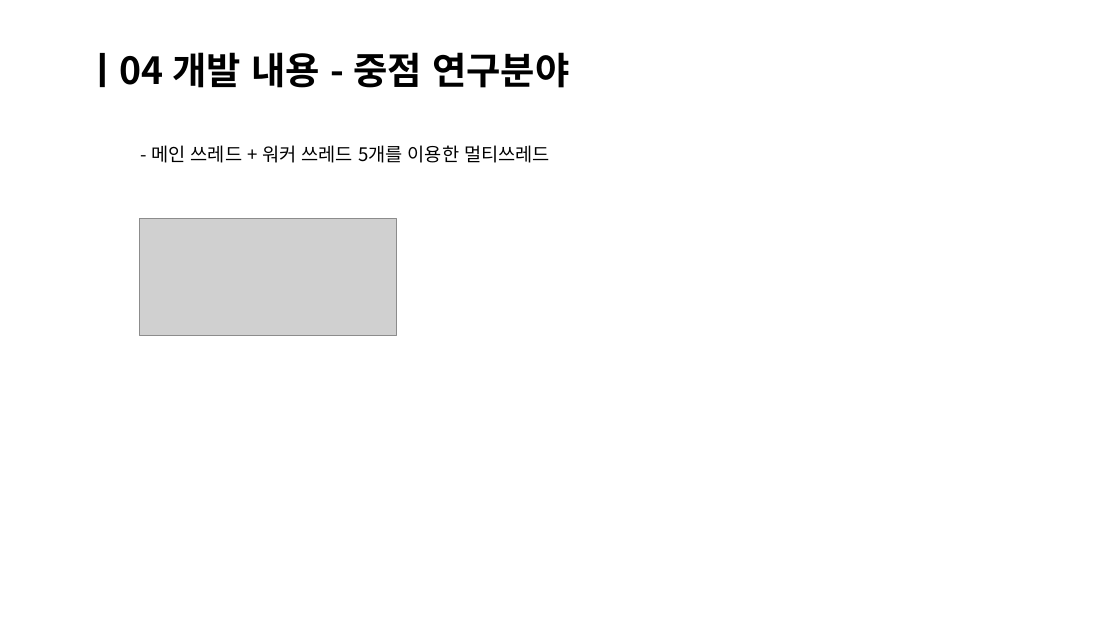
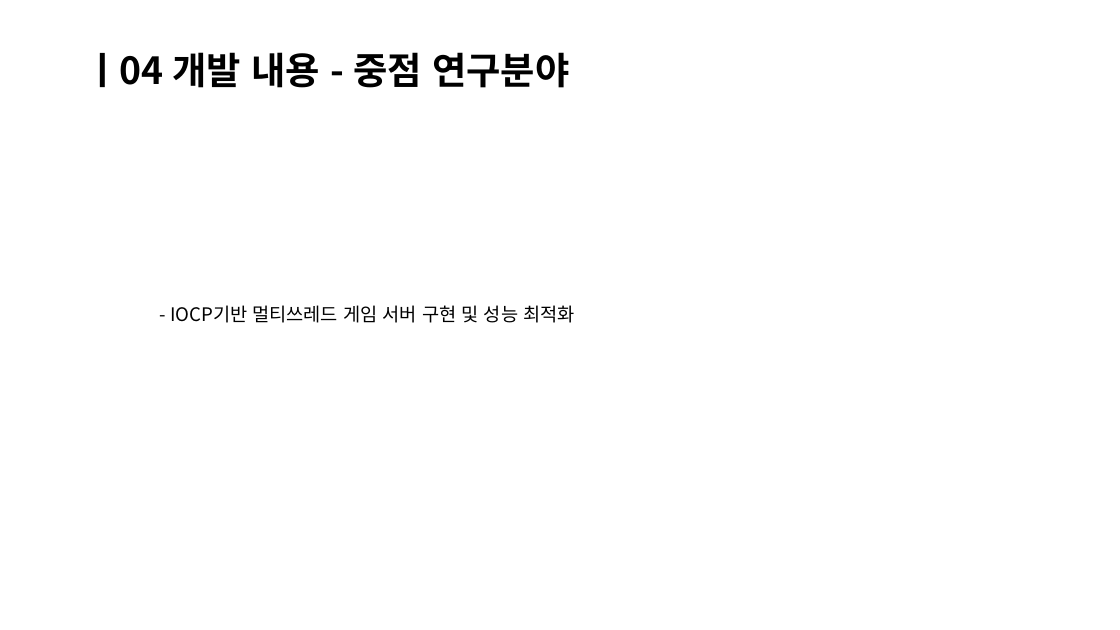
Before and after one commit to Bae-JuHwan/Meeting_Minutes, a slide deck: slide 13 of 제출용/감염_죽음의 도시_중간발표.pptx. Drawn at 1120x630 pixels with LibreOffice and Linux fonts; fonts in the diff are those of the drawing; grey boxes stand for pictures. Boxes give left, top, right and bottom in pixels: in the first picture for what was removed or moved away, otherwise in the second. Text is boxed around its words. In the diff, an @@ line names an element or a change of style, - is before the commit and + after.

```diff
--- a/제출용/감염_죽음의 도시_중간발표.pptx
+++ b/제출용/감염_죽음의 도시_중간발표.pptx
@@ picture removed at (139,218,397,336) @@
@@ title at (170,305,574,323): text changed @@
-- 메인 쓰레드 + 워커 쓰레드 5개를 이용한 멀티쓰레드
+- IOCP기반 멀티쓰레드 게임 서버 구현 및 성능 최적화
```
Also in this commit, not shown: 1 other file.
